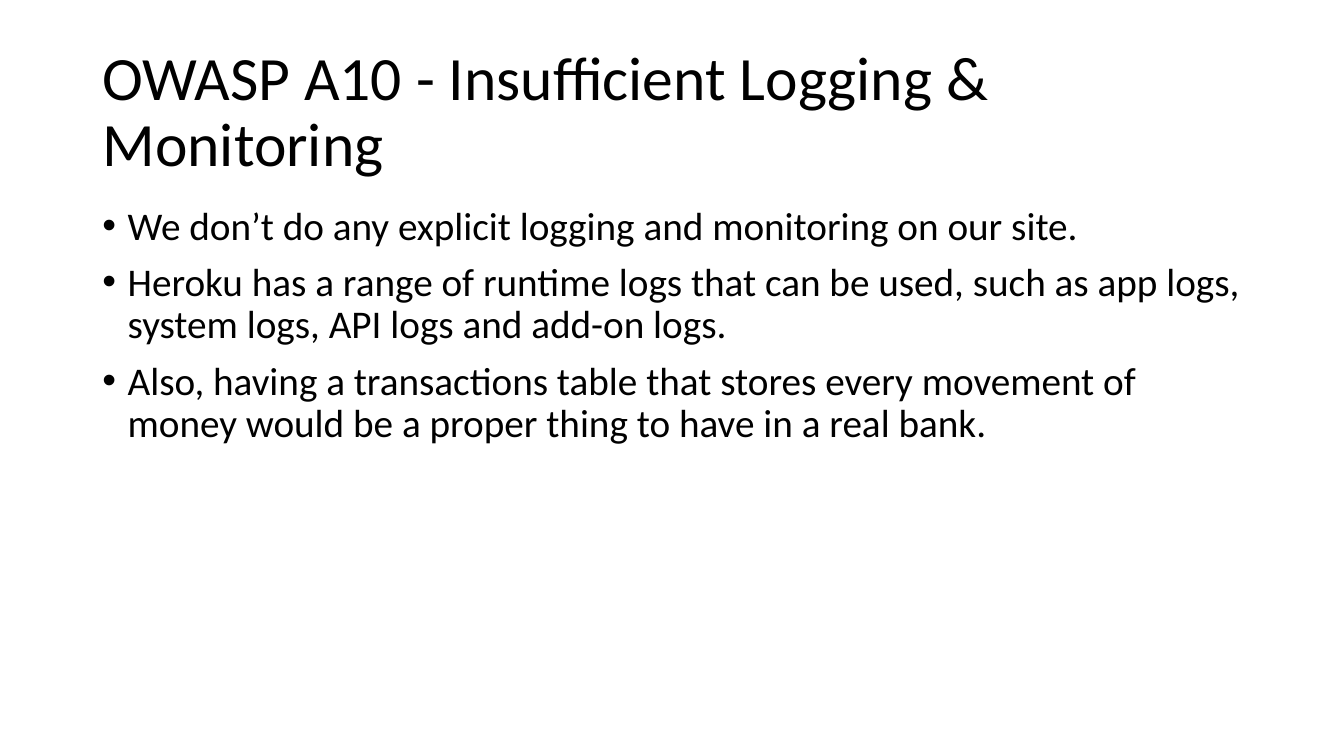
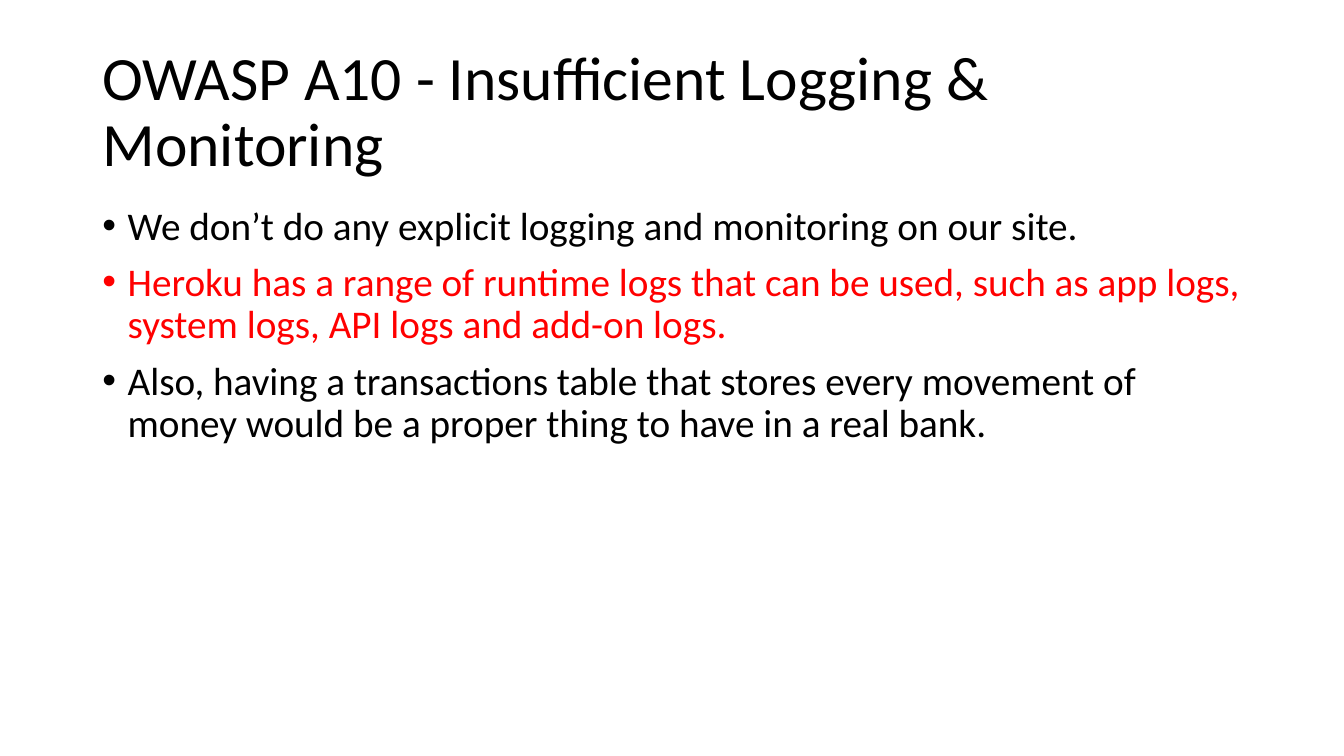
Before and after one commit to jkunnas58/dat250_netbank_fall_2020, a slide deck: slide 20 of Project_report_group_9.pptx. Drawn at 1344x756 pixels with LibreOffice and Linux fonts; fonts in the diff are those of the drawing. Boxes give left, top, right and bottom in pixels: in the first picture for what was removed or moved away, otherwise in the second. Text is boxed around its words. In the diff, an @@ line names an element or a change of style, - is before the commit and + after.

```diff
--- a/Project_report_group_9.pptx
+++ b/Project_report_group_9.pptx
@@ text at [128, 268, 1239, 345]: text colour #000000 to #FF0000 in "Heroku has a range of runtime logs ..." @@
```
Also in this commit, not shown: 2 other slides changed, 1 slide added.
